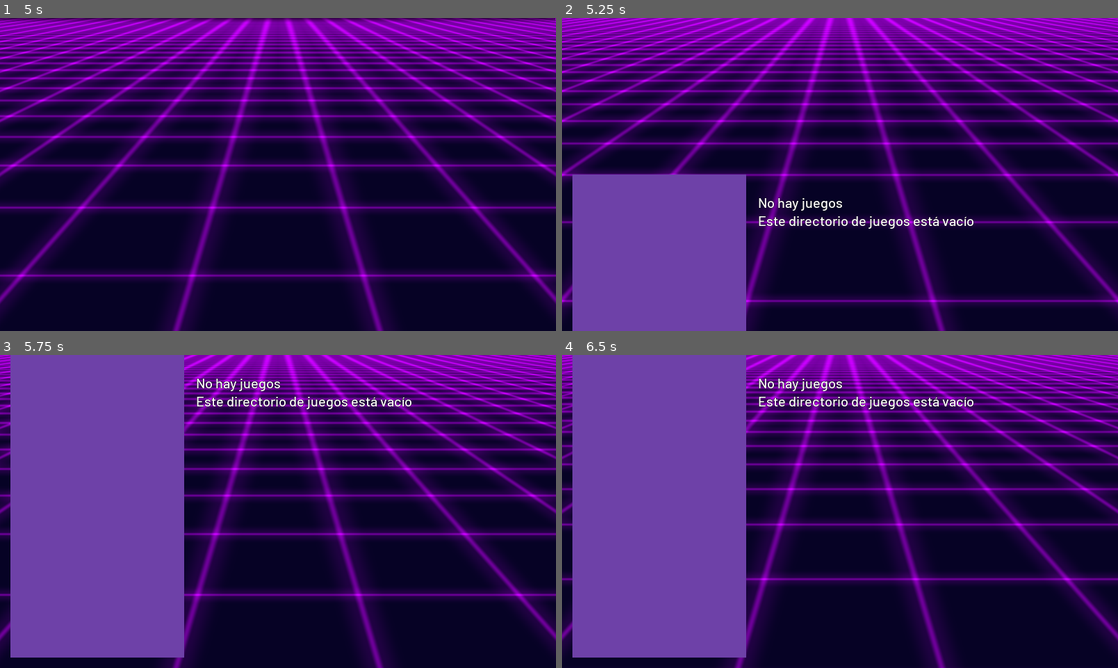
Above: before the commit, frames 1-4 (two rows, left to right).
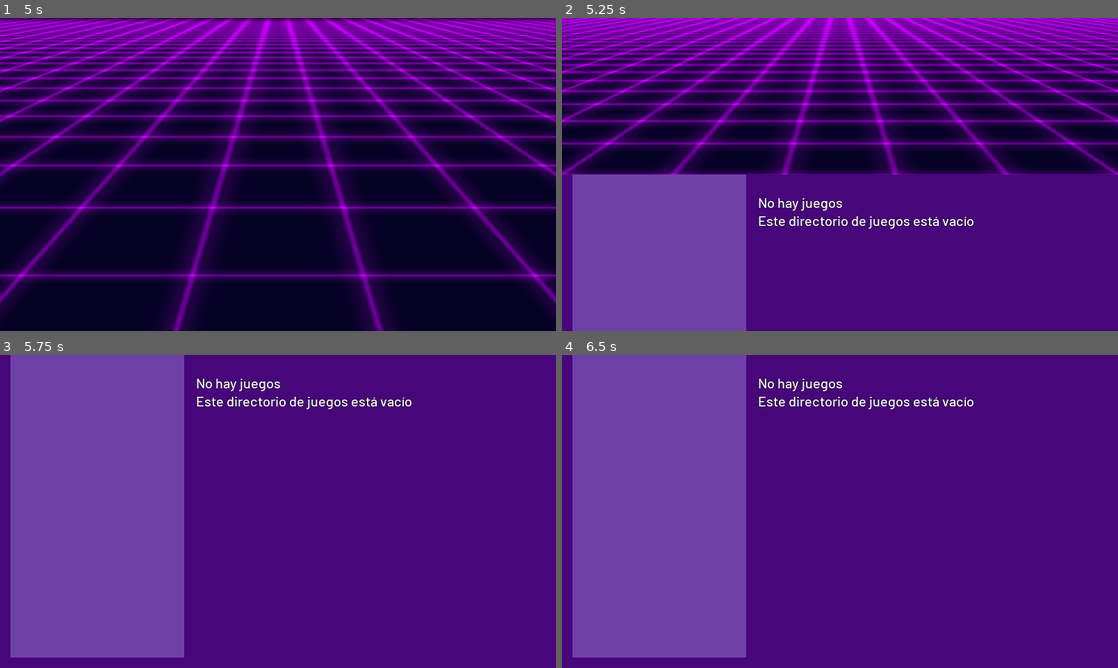
Above: after the commit, the same moments.

Repository: PlayJamDevs/Play-Jam-Launcher-2
Game: Godot game, scene res://scenes/Main.tscn
The game is run twice, just before and just after one commit, with the same random seed, the same clock (stepped at 60 frames per second) and the same inputs. The engine's default icon, where the game draws it, is replaced by a stand-in: a white triangle on a blue panel in a dark square.
Inputs:
- Up to frame 1 (5 s): tap Enter (ui_accept) at 0.5, 0.77, 1.52, 3.02, 3.77, 4.52 s; hold Right (ui_right) 0.53-1.28 s; hold Left (ui_left) 1.28-2.03 s; hold Right (ui_right) 2.03-3.53 s; hold Left (ui_left) from 3.53 s (still down)
- Up to frame 2 (5.25 s): keep holding Left (ui_left)
- Up to frame 3 (5.75 s): keep holding Left (ui_left)
- Up to frame 4 (6.5 s): release Left (ui_left) at 5.78 s; hold Right (ui_right) from 5.78 s (still down); tap Enter (ui_accept) at 6.02 s

Frame 1 is identical in both runs. In frame 2, 32% of the frame differs, in the area x 0-100%, y 50-100%; in frame 3, 63%; in frame 4, 63%, in the area x 0-100%, y 0-100%.

Commit message:
carga de juegos más permisiva + textura cuando el juego no tiene textura

Diff:
--- a/scenes/GameSelection/GameSelection.gd
+++ b/scenes/GameSelection/GameSelection.gd
@@ -40,12 +40,13 @@
 	OS.execute(path, PoolStringArray())
 	pass
 
+
 func _display_game_list(list: Array):
 	game_list = list
 	item_list.clear()
 	for element in game_list:
 		var game : GameData = element
-		item_list.add_item(game.title)
+		item_list.add_item(game.title if game.title else "???")
 		pass
 
 func _get_games_in_folder(folder_name) -> Array:
@@ -85,6 +86,7 @@
 	var has_info = false
 
 	var executable_name = ""
+	var cover_name = ""
 	var game_info = {}
 	while true:
 		current_file = dir.get_next()
@@ -93,37 +95,40 @@
 
 		var full_path = game_dir_path.plus_file(current_file)
 
-		if !has_executable and current_file.begins_with("Ejecutable") and _is_executable(full_path):
+		if !has_executable and _is_executable(full_path):
 			has_executable = true
 			executable_name = current_file
-		elif !has_cover and current_file == "Cover.png":
+		elif !has_cover and "cover.png".nocasecmp_to(current_file) == 0:
 			has_cover = true
-		elif !has_info and current_file == "info.json":
+			cover_name = current_file
+		elif !has_info and "info.json".nocasecmp_to(current_file) == 0:
 			game_info = _load_info(full_path)
 			has_info = !!game_info
 
 
-	if !has_executable or !has_info or !has_cover:
 
+	if !has_executable:
+		push_error("couldn't load game for folder " + game_dir_path + ", missing executable.")
+		return null
+	if !has_info or !has_cover:
 		var missing = []
-		if !has_executable:
-			missing.append("Executable")
 		if !has_info:
 			missing.append("info.json")
 		if !has_cover:
-			missing.append("Cover.png")
+			missing.append("cover.png")
 		var suffix = missing[0]
-		for i in range(1, missing.size()-1):
-			suffix += ", "
-			suffix += missing[i]
-		suffix += " and " + missing[-1]
+		if missing.size()>1:
+			for i in range(1, missing.size()-1):
+				suffix += ", "
+				suffix += missing[i]
+			suffix += " and " + missing[-1]
 
-		push_error("couldn't load game for folder " + game_dir_path + ", missing " + suffix + ".")
-		return null
+		push_warning("couldn't fully load info for folder " + game_dir_path + ", missing " + suffix + ".")
 
 	var ret := GameData.new()
 	ret.path_to_directory = game_dir_path
 	ret.executable_name = executable_name
+	ret.cover_name = cover_name
 	for key in game_info.keys():
 		if key in ret:
 			ret[key] = game_info[key]
@@ -143,14 +148,14 @@
 	var json : JSONParseResult = JSON.parse(text)
 	file.close()
 	if json.error:
-		push_error("couldn't load json info for file " + json_path + ", error code " + json.error)
+		push_warning("couldn't load json info for file " + json_path + ", error code " + json.error)
 		return {}
 	if typeof(json.result) != TYPE_DICTIONARY:
-		push_error("couldn't load json info for file " + json_path + ", object isn't a dictionary.")
+		push_warning("couldn't load json info for file " + json_path + ", object isn't a dictionary.")
 		return {}
 	var missing_fields = _get_missing_fields(json.result)
 	if missing_fields:
-		push_error("couldn't load json info for file " + json_path + ", missing fields are: " + missing_fields)
+		push_warning("couldn't fully load json info for file " + json_path + ", missing fields are: " + missing_fields)
 	return json.result
 
 func _get_missing_fields(json):
--- a/scenes/GameSelection/GameSelection.tscn
+++ b/scenes/GameSelection/GameSelection.tscn
@@ -17,7 +17,6 @@
 state = 2
 
 [node name="ColorRect" type="ColorRect" parent="."]
-visible = false
 anchor_right = 1.0
 anchor_bottom = 1.0
 color = Color( 0.282353, 0.027451, 0.482353, 1 )
--- a/scenes/GameSelection/game_data.gd
+++ b/scenes/GameSelection/game_data.gd
@@ -2,11 +2,31 @@
 class_name GameData
 var path_to_directory := ""
 var executable_name := ""
+var cover_name := ""
 var title := ""
 var year := ""
 var author := ""
 var link := ""
 var description := ""
+
+var cover : Texture setget,get_cover
+
+const NOT_FOUND_TEXTURE = preload("res://assets/NOT_FOUND.png")
+
+func get_cover() -> Texture:
+	if !cover:
+		var loaded_cover = load_img(get_cover_path())
+		if !loaded_cover:
+			loaded_cover = NOT_FOUND_TEXTURE
+		cover = loaded_cover
+
+	return cover
+
+var qr : Texture setget,get_qr
+func get_qr() -> Texture:
+	if !qr:
+		qr = generate_qr()
+	return qr
 
 func initialize():
 #	get_cover()
@@ -14,32 +34,22 @@
 	pass
 
 func get_cover_path():
-	return path_to_directory.plus_file("Cover.png")
+	return path_to_directory.plus_file(cover_name)
 func get_executable_path():
 	return path_to_directory.plus_file(executable_name)
 
 
 func load_img(path) -> Texture:
 	var img := Image.new()
-	var code = img.load(path)
+	var code :int = img.load(path)
 	if code:
-		print("attempt to load img at ", path, " returns in error_code ", code)
+		push_warning("attempt to load img at " + path + " returns with error_code " + str(code))
+		return null
 	var tex := ImageTexture.new()
 	tex.create_from_image(img, 0)
 	return tex
 
 
-var cover : Texture
-func get_cover() -> Texture:
-	if !cover:
-		cover = load_img(get_cover_path())
-	return cover
-
-var qr : Texture
-func get_qr() -> Texture:
-	if !qr:
-		qr = generate_qr()
-	return qr
 
 func generate_qr() -> Texture:
 	var qr_code: QrCode = QrCode.new()
--- a/scenes/GameSelection/game_info_display.gd
+++ b/scenes/GameSelection/game_info_display.gd
@@ -16,8 +16,8 @@
 	link.text = "Link: %s" % info.link
 	description.text = "Descripción: %s" % info.description
 
-	cover.texture = info.get_cover()
-	qr.texture = info.get_qr()
+	cover.texture = info.cover
+	qr.texture = info.qr
 
 	executable_path = info.get_executable_path()
 
Binary file added: assets/NOT_FOUND.png
Not shown, added: assets/NOT_FOUND.png.import
